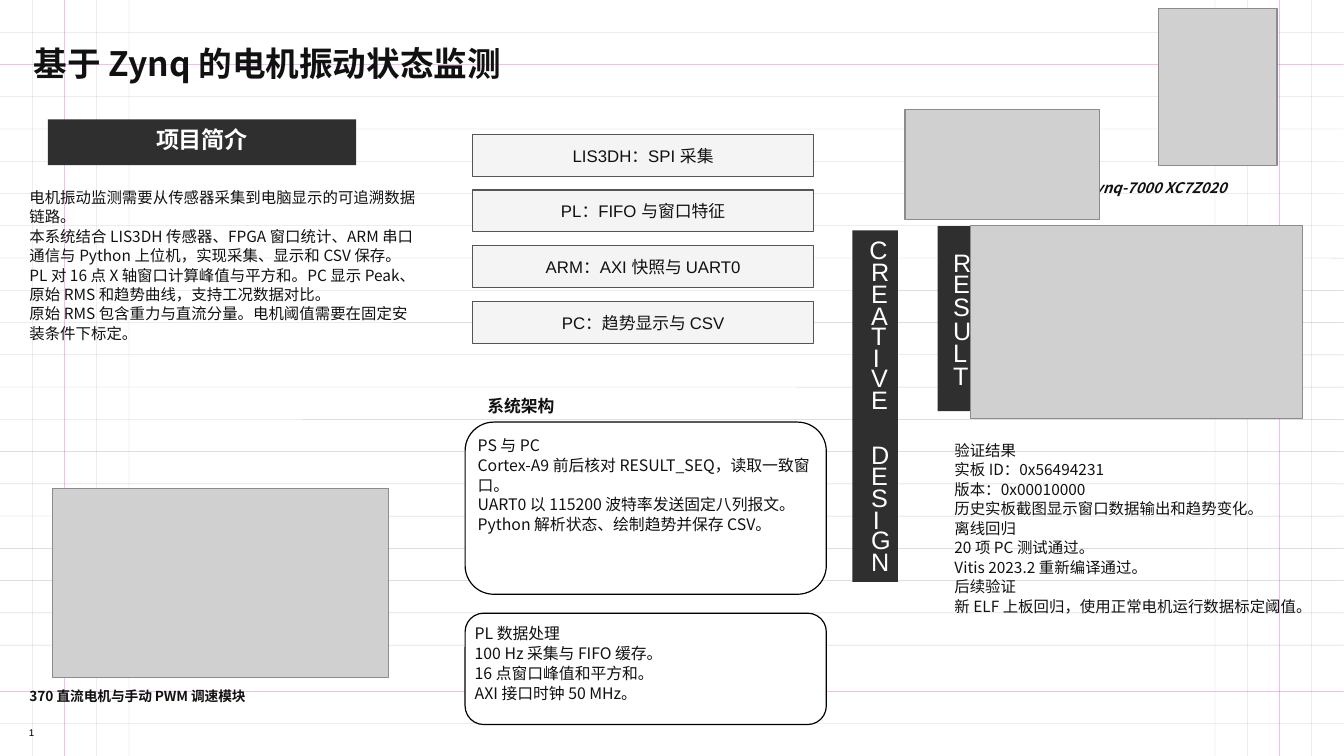
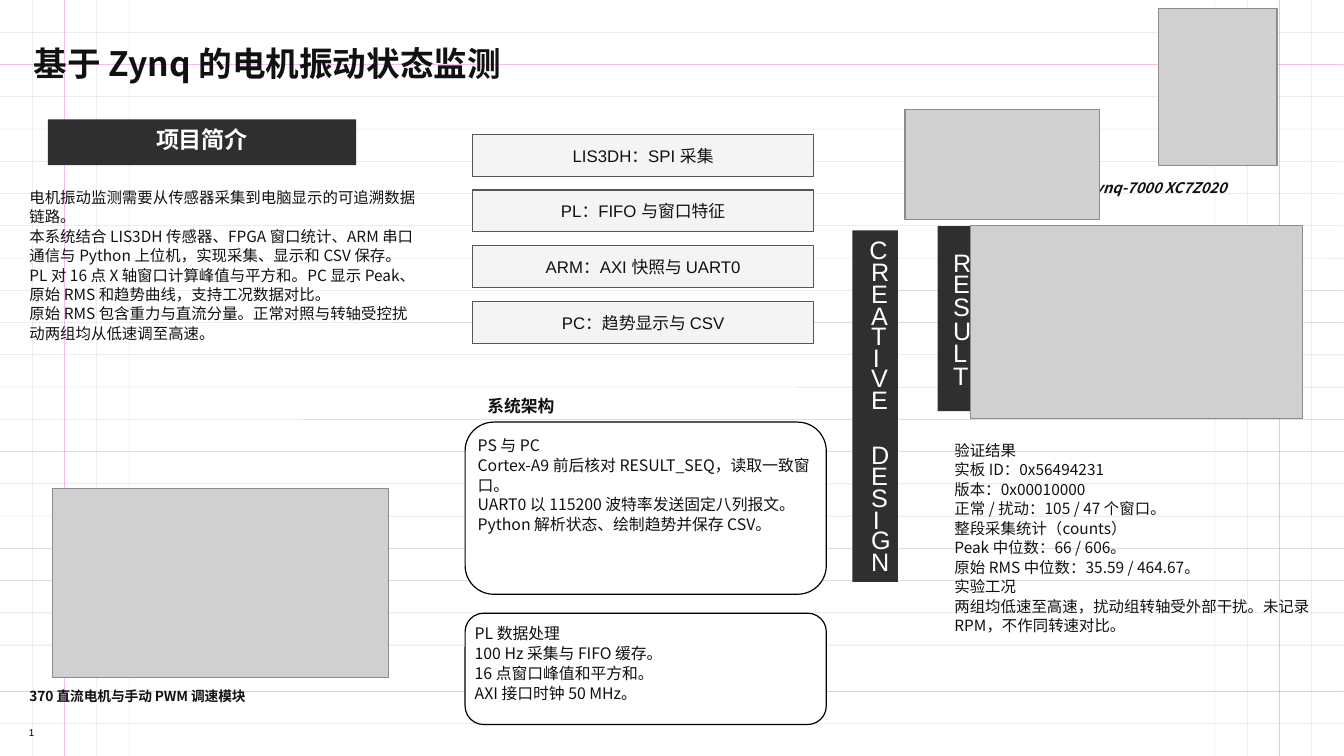
Before and after one commit to RK-Foehn/vibration-monitor, a slide deck: slide 1 of docs/posters/amd_poster_zh.pptx. Drawn at 1344x756 pixels with LibreOffice and Linux fonts; fonts in the diff are those of the drawing; grey boxes stand for pictures; background and template pictures are left out. Boxes give left, top, right and bottom in pixels: in the first picture for what was removed or moved away, otherwise in the second. Text is boxed around its words. In the diff, an @@ line names an element or a change of style, - is before the commit and + after.

```diff
--- a/docs/posters/amd_poster_zh.pptx
+++ b/docs/posters/amd_poster_zh.pptx
@@ text at (29, 304, 408, 343): text changed @@
-原始 RMS 包含重力与直流分量。电机阈值需要在固定安装条件下标定。
+原始 RMS 包含重力与直流分量。正常对照与转轴受控扰动两组均从低速调至高速。
@@ text at (954, 501, 1309, 633): text changed @@
-历史实板截图显示窗口数据输出和趋势变化。
-离线回归
-20 项 PC 测试通过。
-Vitis 2023.2 重新编译通过。
-后续验证
-新 ELF 上板回归，使用正常电机运行数据标定阈值。
+正常 / 扰动：105 / 47 个窗口。
+整段采集统计（counts）
+Peak 中位数：66 / 606。
+原始 RMS 中位数：35.59 / 464.67。
+实验工况
+两组均低速至高速，扰动组转轴受外部干扰。未记录 RPM，不作同转速对比。
```
Also in this commit, not shown: 17 other files.
